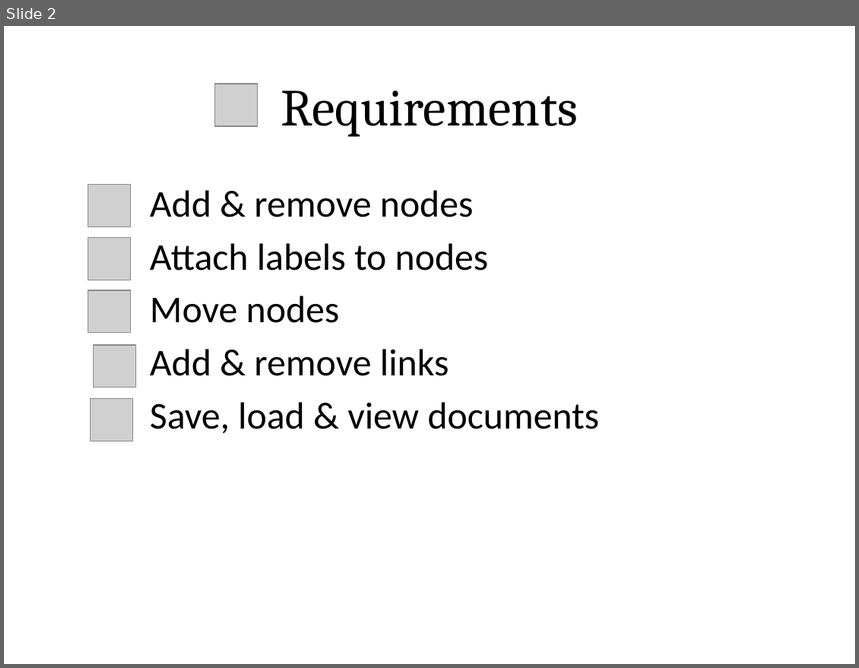
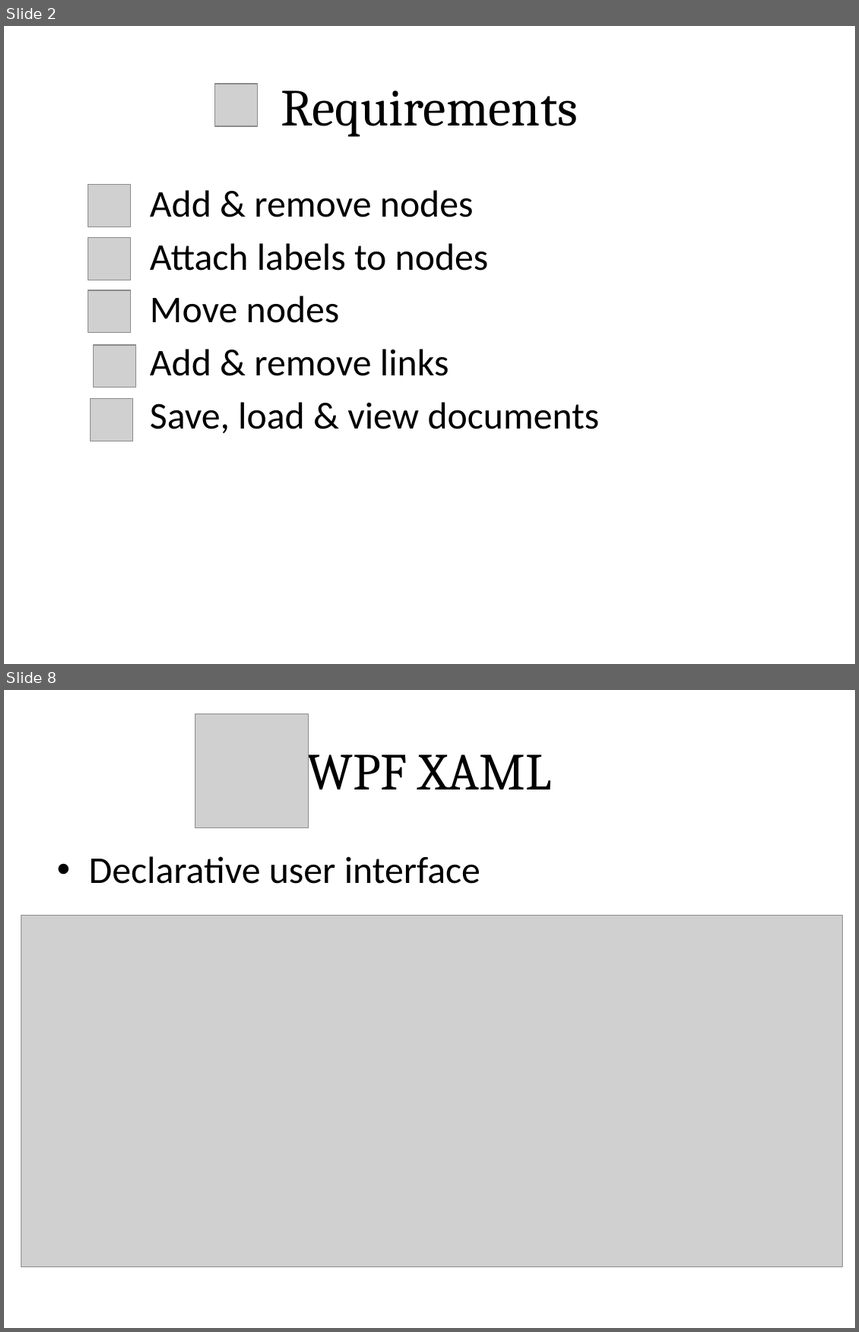
Before and after one commit to hinst/Coursework_2, a slide deck: Documentation/coursetion.pptx. Shown one above the other, each under a label of ours: slide 2 before the commit, slides 2 and 8 after it; the slides between them are not shown. The pictures are 859x668 and 859x1332 pixels, drawn with LibreOffice and Linux fonts; fonts in the diff are those of the drawing; grey boxes stand for pictures. Boxes give left, top, right and bottom in pixels: in the first picture for what was removed or moved away, otherwise in the second. Text is boxed around its words. In the diff, an @@ line names an element or a change of style, - is before the commit and + after.

```diff
--- a/Documentation/coursetion.pptx
+++ b/Documentation/coursetion.pptx
@@ slide 8 added at (4, 690, 855, 1328), background #FFFFFF @@
@@ picture added at (195, 714, 308, 828) @@
@@ title added at (307, 741, 552, 801), 44 pt, text #000000 @@
+WPF XAML
@@ text added at (89, 856, 481, 884), 32 pt, text #000000 @@
+• Declarative user interface
@@ picture added at (21, 916, 842, 1267) @@
```
Also in this commit, not shown: 1 slide changed, 6 other slides added, 1 slide removed, 1 other file.
